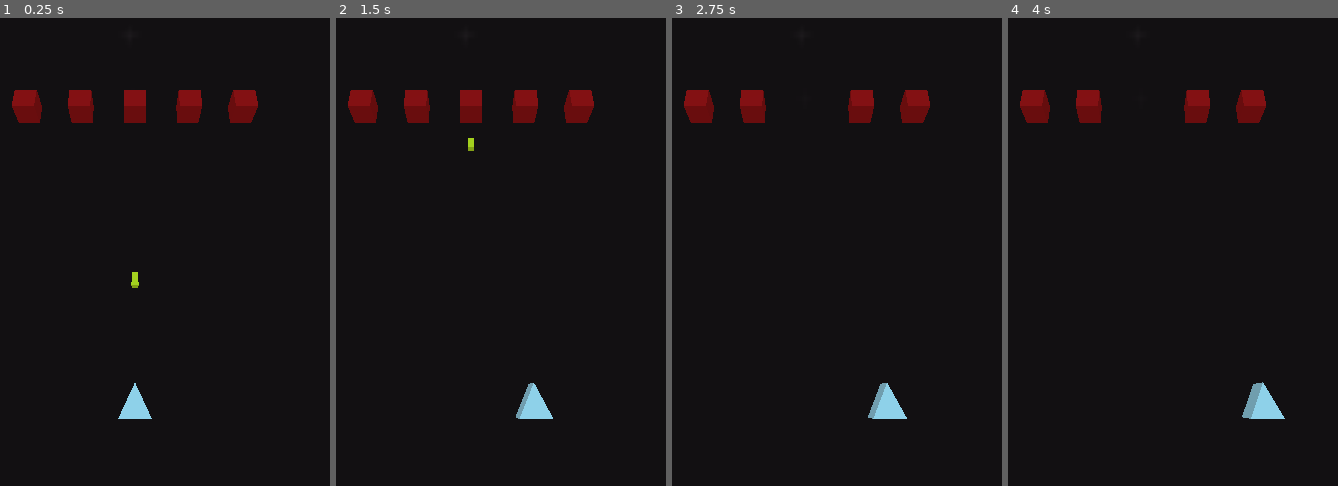
Above: before the commit, frames 1-4 (left to right).
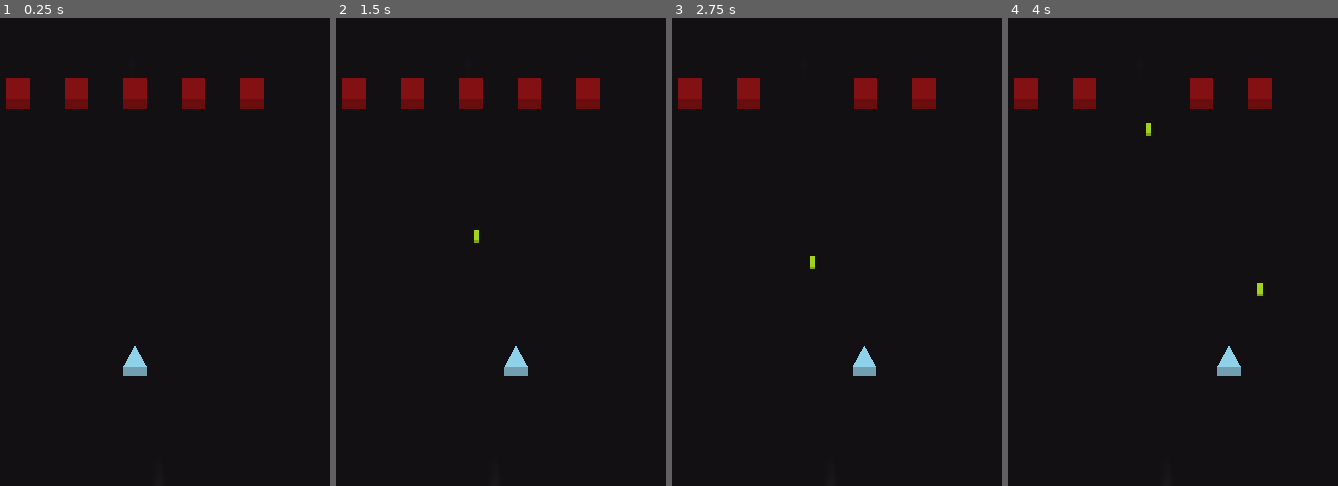
Above: after the commit, the same moments.

Repository: paolobb4/space_invaders
Game: Godot game, scene res://scn/Game.tscn
Same seed, same stepped clock (60 frames per second), same inputs: the game is played once before the commit and once after it.
Inputs:
- Up to frame 1 (0.25 s): no input
- Up to frame 2 (1.5 s): tap Enter at 0.5 s; hold Right (move_right) 0.53-1.28 s; tap Space (shoot, bound only after the commit) at 0.6, 1.35 s; hold Left (move_left) from 1.28 s (still down)
- Up to frame 3 (2.75 s): release Left (move_left) at 2.03 s; hold Right (move_right) from 2.03 s (still down); tap Space (shoot, bound only after the commit) at 2.1 s
- Up to frame 4 (4 s): tap Space (shoot, bound only after the commit) at 2.85, 3.6 s; release Right (move_right) at 3.53 s; hold Left (move_left) from 3.53 s (still down)

The runs differ from the first frame. In frame 1, 3.8% of the frame differs, in the area x 1-80%, y 12-86%; in frame 2, 4.0%; in frame 3, 3.4%; in frame 4, 3.6%.

Commit message:
Add shooting and bullet time limit

Diff:
--- a/project.godot
+++ b/project.godot
@@ -8,9 +8,14 @@
 
 config_version=4
 
-_global_script_classes=[  ]
+_global_script_classes=[ {
+"base": "KinematicBody",
+"class": "Bullet",
+"language": "GDScript",
+"path": "res://scn/bullet.gd"
+} ]
 _global_script_class_icons={
-
+"Bullet": ""
 }
 
 [application]
@@ -32,6 +37,11 @@
 "events": [ Object(InputEventKey,"resource_local_to_scene":false,"resource_name":"","device":0,"alt":false,"shift":false,"control":false,"meta":false,"command":false,"pressed":false,"scancode":16777233,"unicode":0,"echo":false,"script":null)
  ]
 }
+shoot={
+"deadzone": 0.5,
+"events": [ Object(InputEventKey,"resource_local_to_scene":false,"resource_name":"","device":0,"alt":false,"shift":false,"control":false,"meta":false,"command":false,"pressed":false,"scancode":32,"unicode":0,"echo":false,"script":null)
+ ]
+}
 
 [layer_names]
 
--- a/scn/Bullet.tscn
+++ b/scn/Bullet.tscn
@@ -24,3 +24,10 @@
 
 [node name="CollisionShape" type="CollisionShape" parent="."]
 shape = SubResource( 3 )
+
+[node name="Timer" type="Timer" parent="."]
+wait_time = 3.0
+one_shot = true
+autostart = true
+
+[connection signal="timeout" from="Timer" to="." method="_on_Timer_timeout"]
--- a/scn/Game.tscn
+++ b/scn/Game.tscn
@@ -1,9 +1,8 @@
-[gd_scene load_steps=8 format=2]
+[gd_scene load_steps=7 format=2]
 
 [ext_resource path="res://assets/images/black.png" type="Texture" id=1]
 [ext_resource path="res://scn/Player.tscn" type="PackedScene" id=2]
 [ext_resource path="res://scn/Enemy.tscn" type="PackedScene" id=3]
-[ext_resource path="res://scn/Bullet.tscn" type="PackedScene" id=4]
 
 [sub_resource type="BoxShape" id=1]
 extents = Vector3( 1, 1, 20 )
@@ -46,11 +45,13 @@
 [node name="Ortogonal_cam" type="Camera" parent="."]
 transform = Transform( 1, 0, 0, 0, 0.405585, 0.914057, 0, -0.914057, 0.405585, 0, 22.937, 0 )
 projection = 1
+current = true
 size = 40.0
 
 [node name="Player" parent="." instance=ExtResource( 2 )]
 
 [node name="enemies" type="Spatial" parent="."]
+editor/display_folded = true
 
 [node name="Enemy1" parent="enemies" instance=ExtResource( 3 )]
 transform = Transform( 1, 0, 0, 0, 1, 0, 0, 0, 1, 0, 0, -25 )
@@ -66,6 +67,3 @@
 
 [node name="Enemy5" parent="enemies" instance=ExtResource( 3 )]
 transform = Transform( 1, 0, 0, 0, 1, 0, 0, 0, 1, 10, 0, -25 )
-
-[node name="Bullet" parent="." instance=ExtResource( 4 )]
-transform = Transform( 1, 0, 0, 0, 1, 0, 0, 0, 1, 0, 0, -5.46773 )
--- a/scn/Player.tscn
+++ b/scn/Player.tscn
@@ -22,3 +22,9 @@
 [node name="CollisionShape" type="CollisionShape" parent="."]
 transform = Transform( 1, 0, 0, 0, -4.37114e-08, 1, 0, -1, -4.37114e-08, 0, 0, 0 )
 shape = SubResource( 3 )
+
+[node name="gun" type="Position3D" parent="."]
+transform = Transform( 1, 0, 0, 0, 1, 0, 0, 0, 1, 0, 0, -3 )
+
+[node name="cooldown" type="Timer" parent="."]
+one_shot = true
--- a/scn/bullet.gd
+++ b/scn/bullet.gd
@@ -5,3 +5,7 @@
 
 func _process(delta):
     move_and_collide(Vector3(0,0,-1) * speed * delta)
+
+
+func _on_Timer_timeout():
+    self.queue_free()
--- a/scn/player.gd
+++ b/scn/player.gd
@@ -1,4 +1,6 @@
 extends KinematicBody
+
+var Bullet = load("res://scn/Bullet.tscn")
 
 export var speed = 1    # unit per seccond
 
@@ -11,5 +13,12 @@
     if Input.is_action_pressed("move_right"):
         move += 1
 
+    if Input.is_action_just_pressed("shoot"):
+        if ($"cooldown".time_left <= 0):
+            $"cooldown".start()
+            var b = Bullet.instance()
+            b.translation = $"gun".global_transform.origin
+            find_parent("Game").add_child(b)
+
 
     move_and_collide(Vector3(1,0,0) * move * speed * delta)
